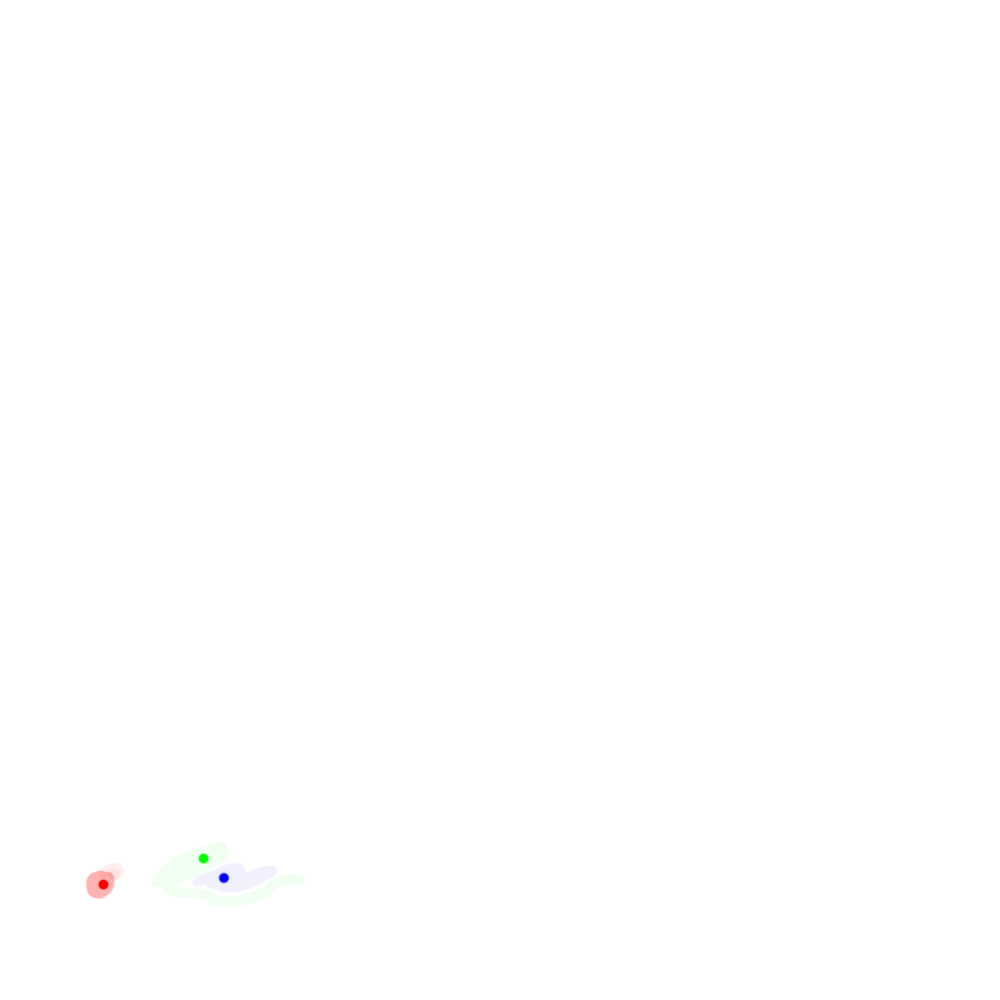
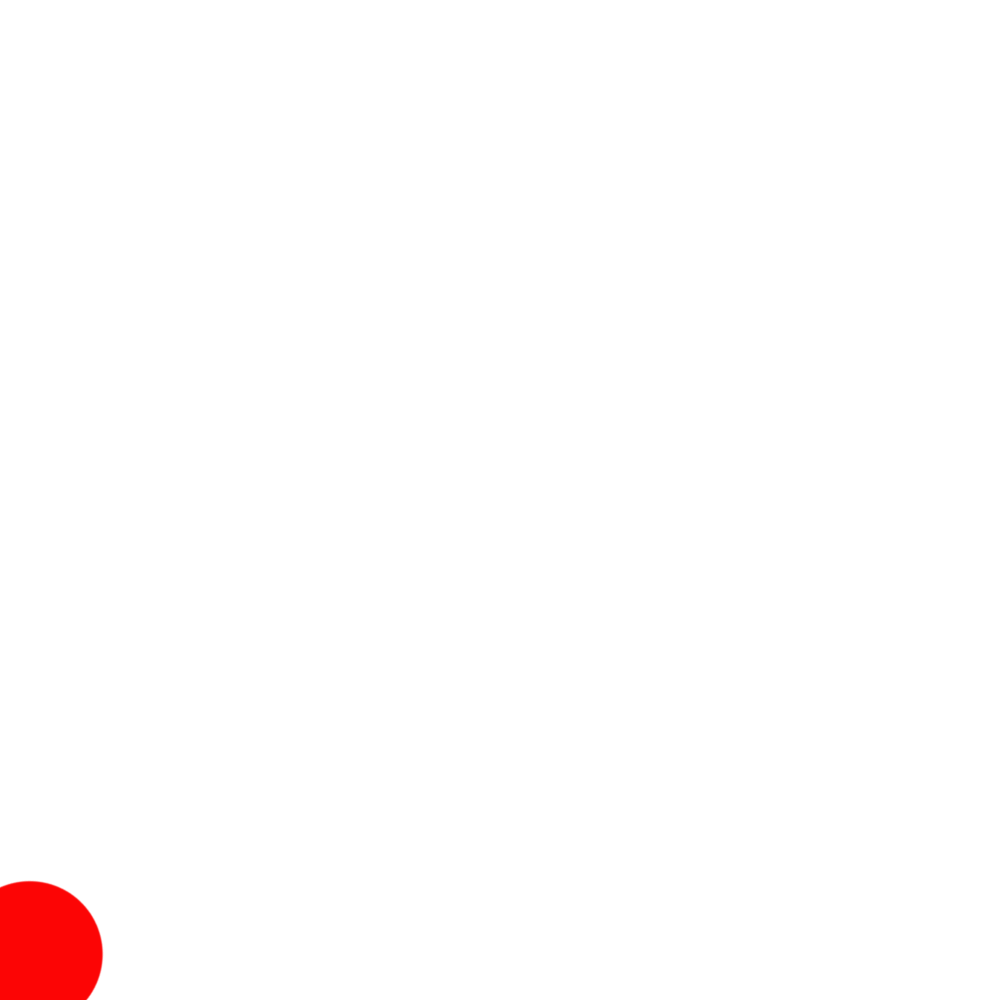
Layer changes from the first 1000×1000 image to the second:
added layer "Ebene 12" above "Ebene 11" over box(0, 880, 104, 1000)
hid "Ebene 11", painted on it over box(0, 840, 305, 1000)
